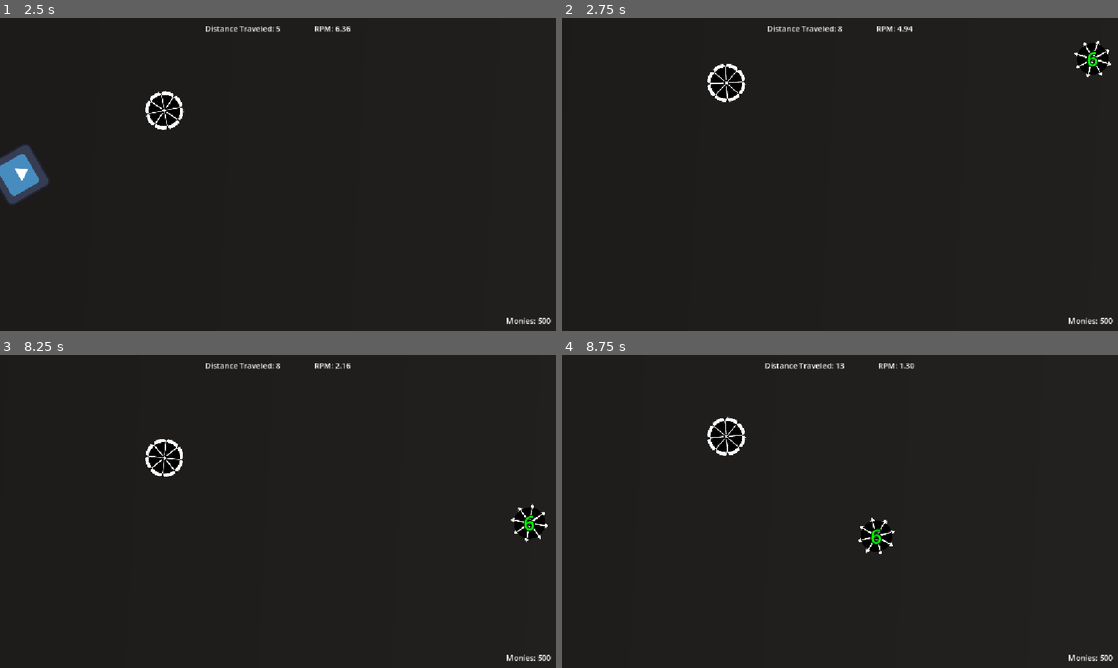
Above: before the commit, frames 1-4 (two rows, left to right).
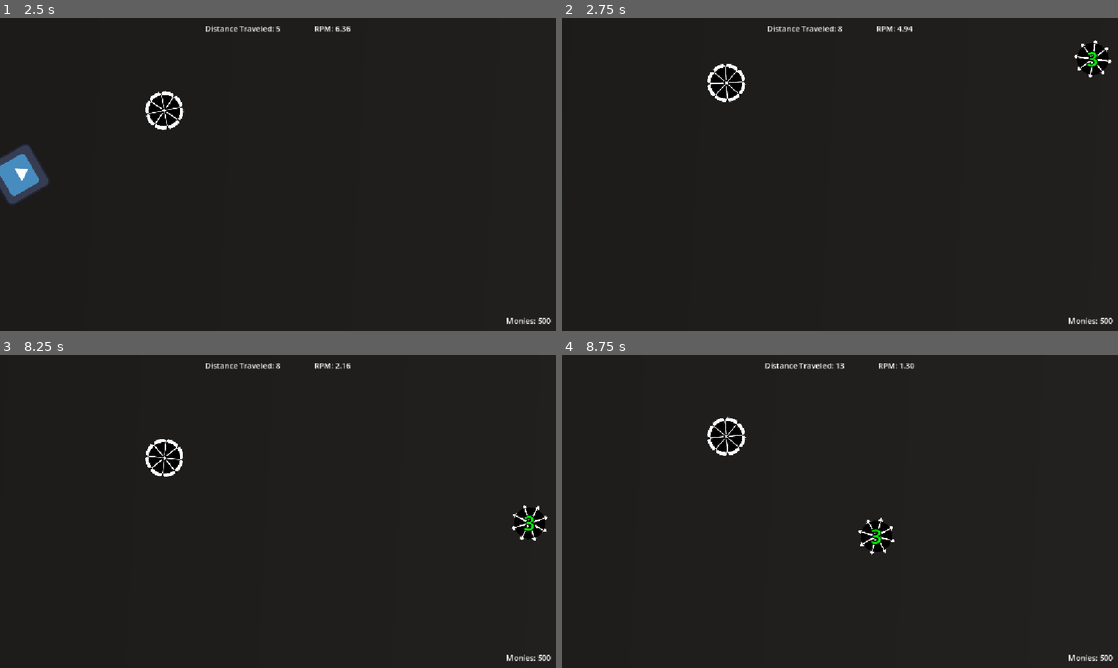
Above: after the commit, the same moments.

Repository: ryder-james/AVerySeriousGameJam
Game: Godot game, scene res://ui/main_menu.tscn
Same seed, same stepped clock (60 frames per second), same inputs: the game is played once before the commit and once after it. The engine's default icon, where the game draws it, is replaced by a stand-in: a white triangle on a blue panel in a dark square.
Inputs:
- Up to frame 1 (2.5 s): click "Start" at 0.5 s; tap Enter at 1.25 s; hold A (ccw) 1.28-2.03 s; tap Space (launch) at 2 s; tap D (cw) at 2.1 s
- Up to frame 2 (2.75 s): no input
- Up to frame 3 (8.25 s): tap Space (launch) at 2.85, 4.25, 5.1, 7.35 s; tap Enter at 3.5, 6.5 s; tap A (ccw) at 3.6, 8.1 s; hold D (cw) 4.28-5.03 s; hold A (ccw) 5.78-6.53 s; tap D (cw) at 6.6 s
- Up to frame 4 (8.75 s): no input

Frame 1 is identical in both runs. In frame 2, 0.3% of the frame differs, in the area x 92-99%, y 7-20%; in frame 3, 0.3%, in the area x 91-99%, y 47-60%; in frame 4, 0.3%.

Commit message:
feat: Add scaling enemy RPMs

Diff:
--- a/enemies/enemy.gd
+++ b/enemies/enemy.gd
@@ -3,6 +3,7 @@
 
 @export var max_speed: float = 1000.0
 @export var gravity_force: float = 50.0
+@export var initial_spin_force: float = 5.0
 
 var _targets := []
 
@@ -12,7 +13,23 @@
 
 
 func _ready() -> void:
-	apply_torque_impulse(10)
+	# I got to this function by just playing around in Desmos until I liked the
+	#   multipliers I saw. They are magic numbers in the most literal sense.
+	# Takes the form of a((D / b)^2) + 1, where D is how far the player has
+	#   traveled, minus the minimum distance to start scaling, to a minimum of 0.
+	#   Therefore, scaling will be 1 until min_distance is reached.
+	# We add 1 at the end so that our scaling is never 0, it always starts at at
+	#   least 1.
+	# a and b both affect how steep the curve is, with a having a much stronger
+	#   impact and therefore b being a much more granular adjustment. b's impact
+	#   is also inversely proportional, so a larger b creates a more gradual curve
+	# https://www.desmos.com/calculator/woqwasyj9z
+	const a: float = 6.0
+	const b: float = 250.0
+	const min_distance: float = 100.0
+	var distance_stat: float = max(Game.player_distance - min_distance, 0)
+	var initial_torque_multiplier = a * ((distance_stat / b) ** 2) + 1
+	apply_torque_impulse(initial_spin_force * initial_torque_multiplier)
 	_gravity.body_entered.connect(_on_gravity_entered)
 	_gravity.body_exited.connect(_on_gravity_exited)
 
